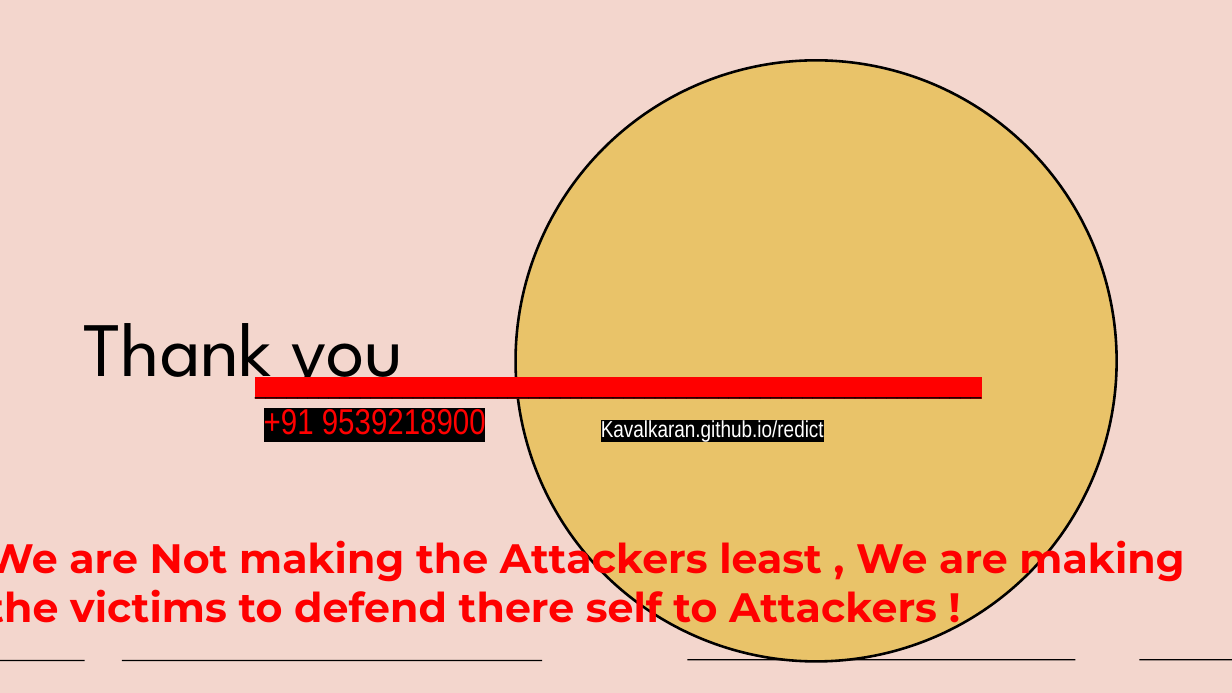
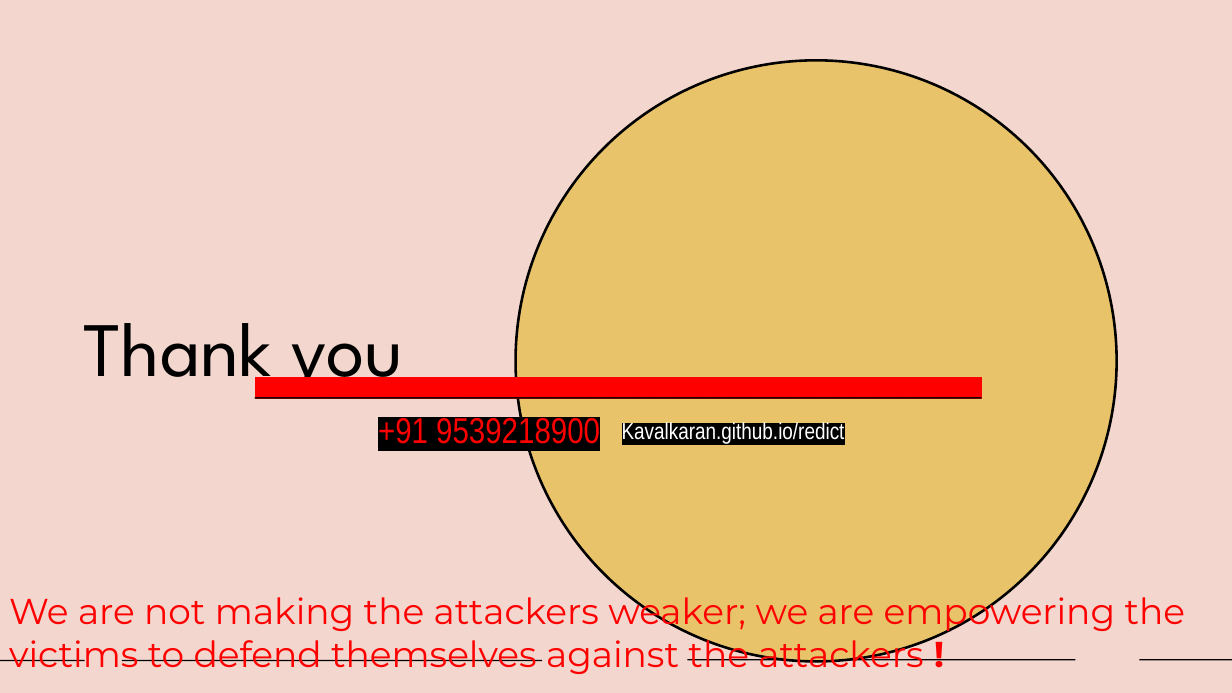
Before and after one commit to athul-blog/yip-ppt, a slide deck: slide 18 of kavalkaran final.pptx. Drawn at 1232x693 pixels with LibreOffice and Linux fonts; fonts in the diff are those of the drawing; background and template pictures are left out. Boxes give left, top, right and bottom in pixels: in the first picture for what was removed or moved away, otherwise in the second. Text is boxed around its words. In the diff, an @@ line names an element or a change of style, - is before the commit and + after.

```diff
--- a/kavalkaran final.pptx
+++ b/kavalkaran final.pptx
@@ text "+91 9539218900" rewrapped from (x1=264, y1=406, x2=486, y2=442) to (x1=378, y1=415, x2=600, y2=444) @@
@@ text "Kavalkaran.github.io/redict" moved from (x1=601, y1=418, x2=824, y2=442) to (x1=622, y1=420, x2=845, y2=444) @@
@@ text at (x1=9, y1=590, x2=1186, y2=677): text changed; size 32 to 28 pt; bold off @@
-We are Not making the Attackers least , We are making the victims to defend there self to Attackers !
+We are not making the attackers weaker; we are empowering the victims to defend themselves against the attackers !
```
Also in this commit, not shown: 10 other slides changed.
